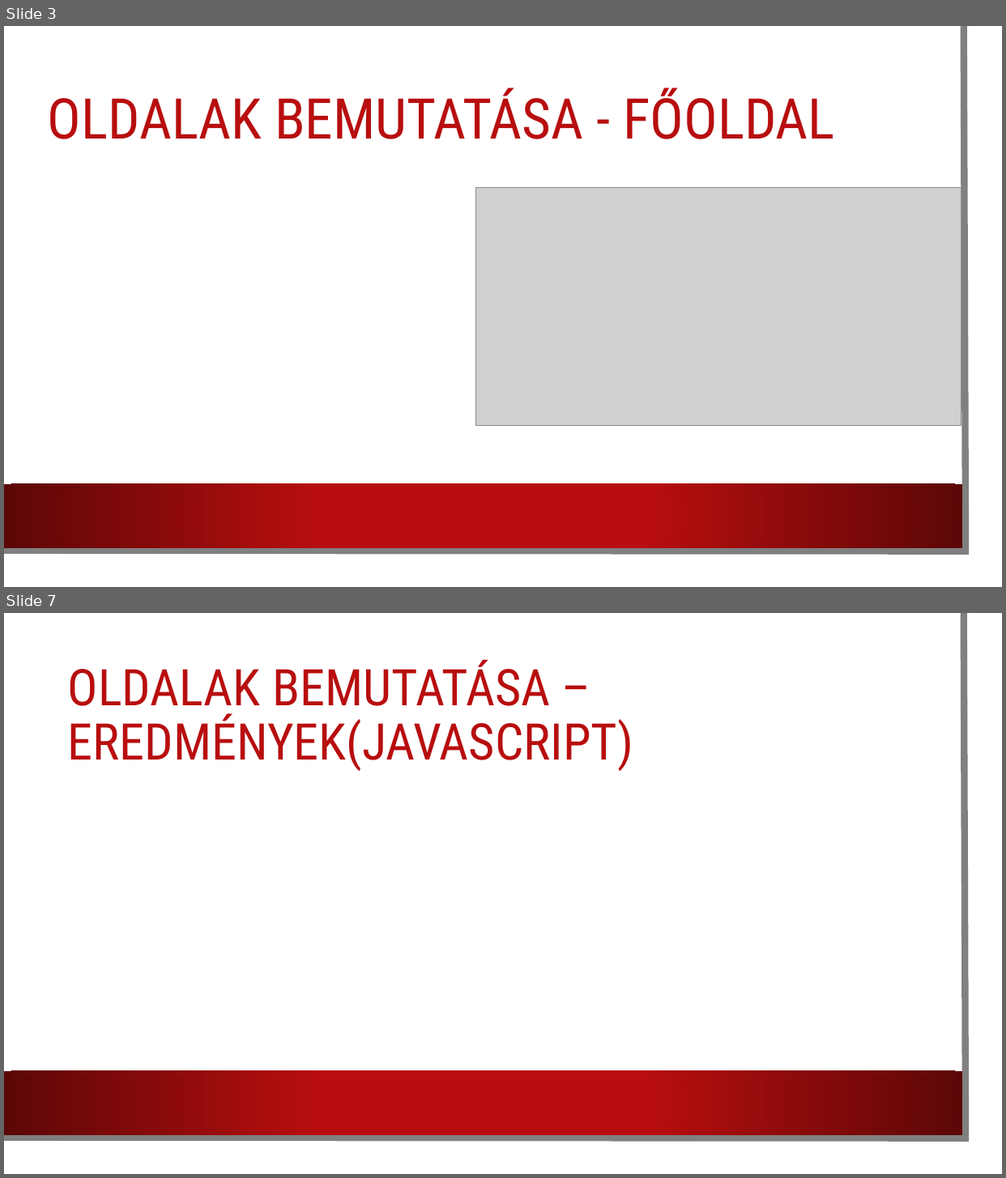
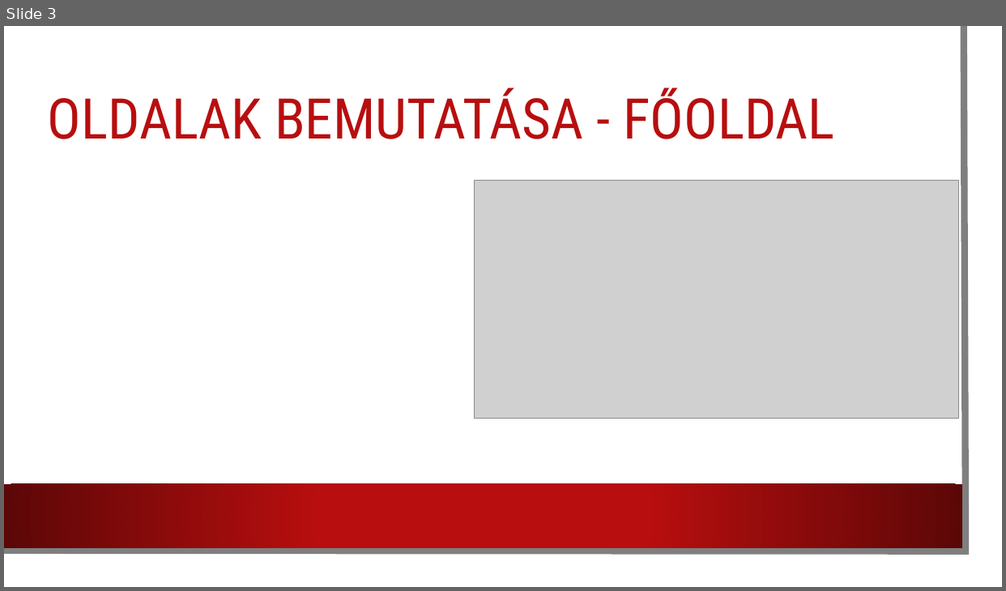
Before and after one commit to Kristof486/WebProjekt2026, a slide deck: Autókereskedés webproject.pptx. Shown one above the other, each under a label of ours: slides 3 and 7 before the commit, slide 3 after it; the slides between them are not shown. The pictures are 1006x1178 and 1006x591 pixels, drawn with LibreOffice and Linux fonts; fonts in the diff are those of the drawing; grey boxes stand for pictures; background and template pictures are left out. Boxes give left, top, right and bottom in pixels: in the first picture for what was removed or moved away, otherwise in the second. Text is boxed around its words. In the diff, an @@ line names an element or a change of style, - is before the commit and + after.

```diff
--- a/Autókereskedés webproject.pptx
+++ b/Autókereskedés webproject.pptx
@@ slide 7 removed at (4, 613, 1002, 1174), background picture (left out); not listed: 3 template elements that a slide beside it also shows @@
@@ title removed at (68, 659, 633, 771) @@
-OLDALAK BEMUTATÁSA – EREDMÉNYEK(JAVASCRIPT)
@@ slide 3 changed as well @@
@@ freeform shape at (4, 26, 966, 552): outline #808080 6.5 pt to #7F7F7F 6.5 pt @@
@@ rectangle removed at (4, 26, 985, 570) @@
@@ picture: place and size @@
-picture at (476, 188, 961, 426)
+picture at (474, 180, 959, 418)
```
Also in this commit, not shown: 2 other slides changed, 5 slides added, 3 other slides removed.
